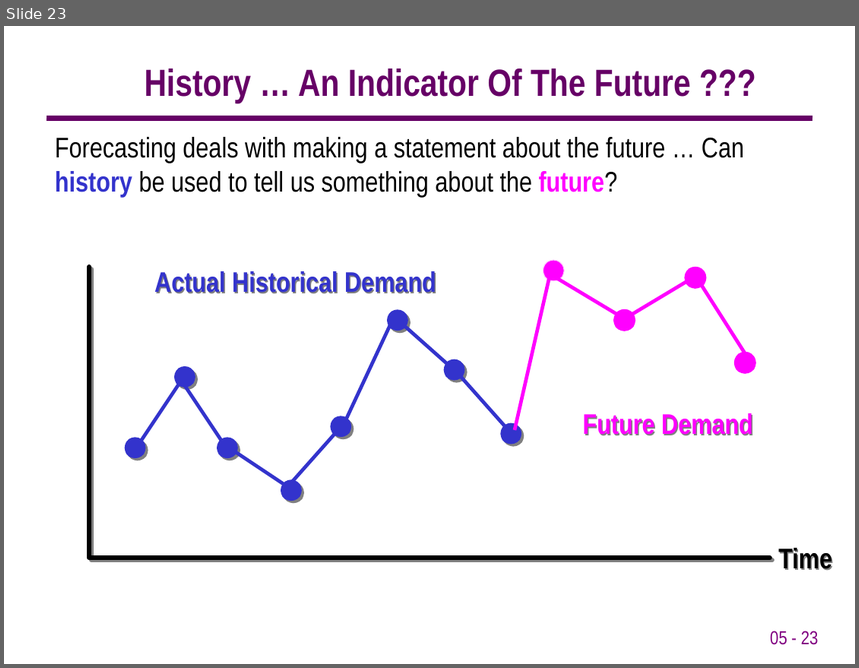
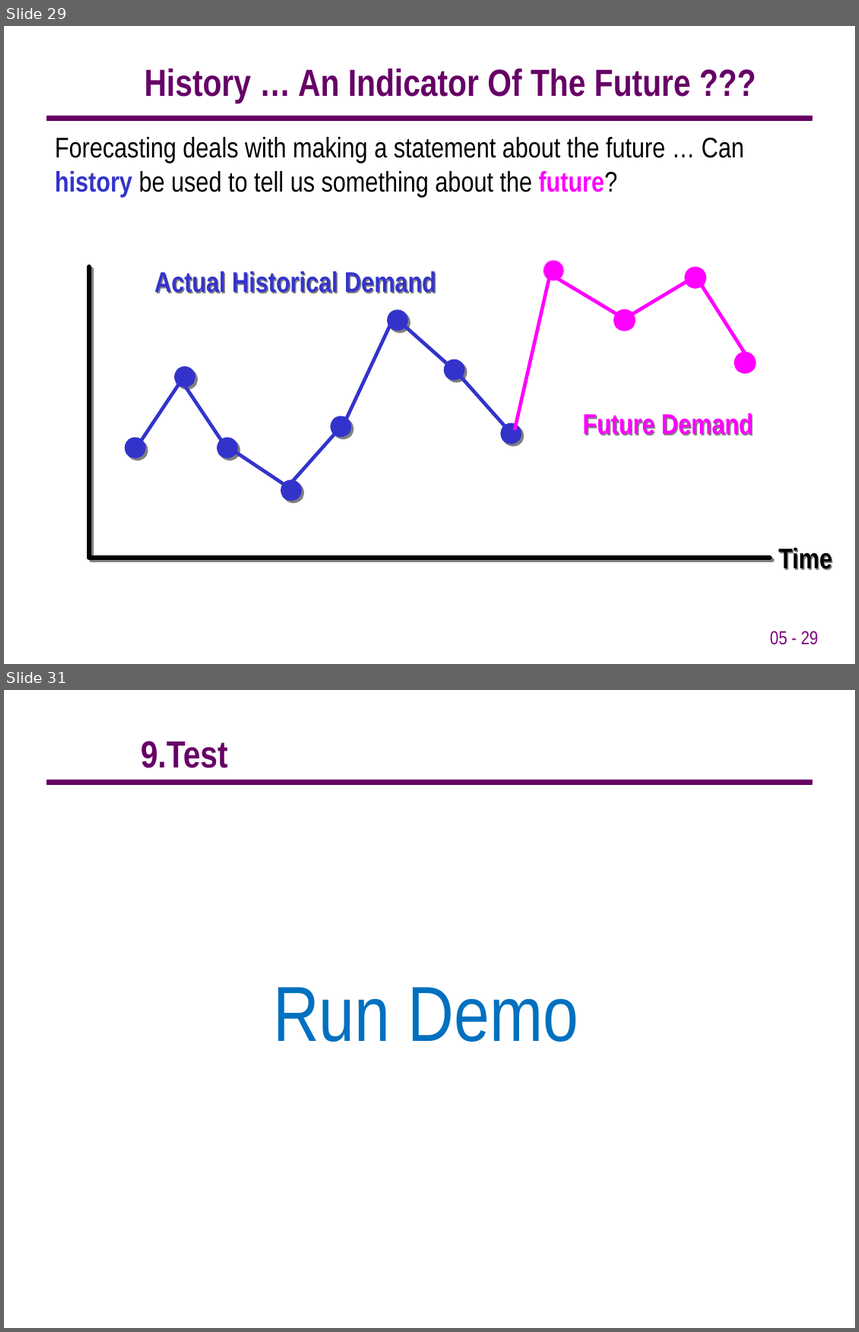
Before and after one commit to 15110132/MachineLearning-15110132_15110044-, a slide deck: Documents/MachineLearning.ppt. Shown one above the other, each under a label of ours: slide 23 before the commit, slides 29 and 31 after it; the slides between them are not shown. The pictures are 859x668 and 859x1332 pixels, drawn with LibreOffice and Linux fonts; fonts in the diff are those of the drawing; background and template pictures are left out. Boxes give left, top, right and bottom in pixels: in the first picture for what was removed or moved away, otherwise in the second. Text is boxed around its words. In the diff, an @@ line names an element or a change of style, - is before the commit and + after.

```diff
--- a/Documents/MachineLearning.ppt
+++ b/Documents/MachineLearning.ppt
@@ slide 31 added at (4,690,855,1328), background #FFFFFF; not listed: 1 template element that a slide beside it also shows @@
@@ text added at (141,741,228,768), 32 pt, text #660066, bold @@
+9.Test
@@ text added at (273,987,579,1042), 66 pt, text #0070C0 @@
+Run Demo
@@ what was slide 23 is now slide 29 @@
@@ page number at (770,631,819,645): text changed @@
-05 - 23
+05 - 29
```
Also in this commit, not shown: 8 slides changed, 9 other slides added.
